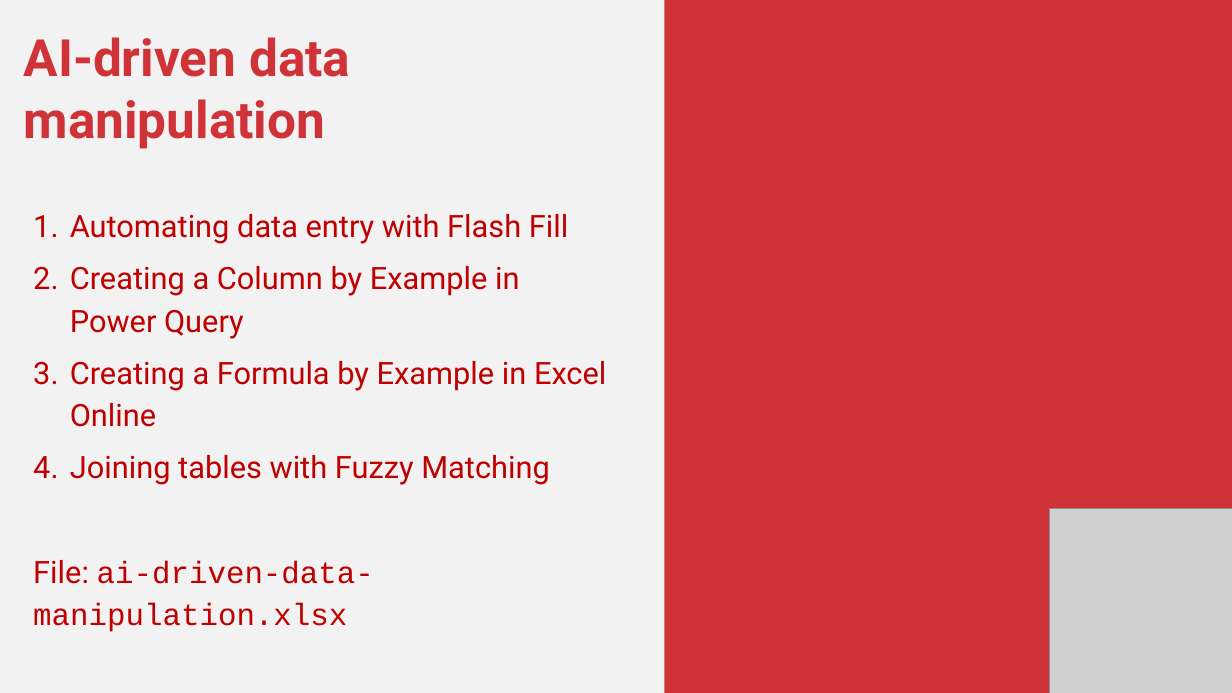
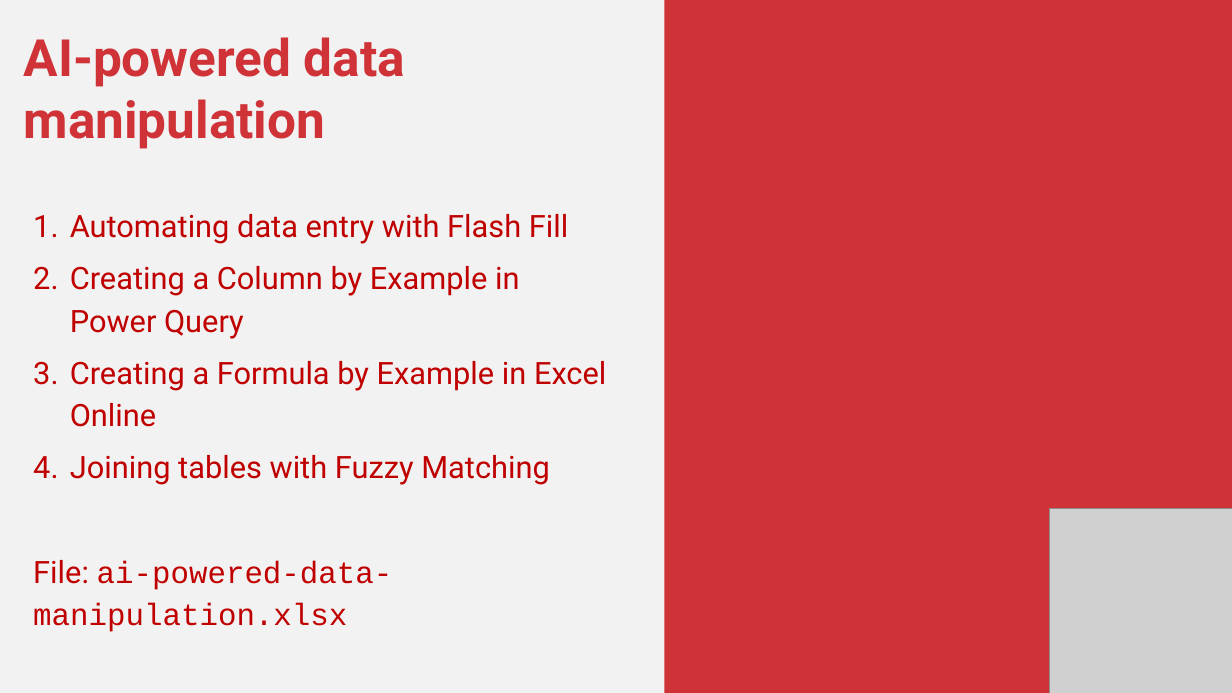
Before and after one commit to stringfestdata/xlgs-2024-analytics-2_0, a slide deck: slide 8 of xlgs-analytics-2_0-slides.pptx. Drawn at 1232x693 pixels with LibreOffice and Linux fonts; fonts in the diff are those of the drawing; grey boxes stand for pictures. Boxes give left, top, right and bottom in pixels: in the first picture for what was removed or moved away, otherwise in the second. Text is boxed around its words. In the diff, an @@ line names an element or a change of style, - is before the commit and + after.

```diff
--- a/xlgs-analytics-2_0-slides.pptx
+++ b/xlgs-analytics-2_0-slides.pptx
@@ text at box(24, 37, 405, 149): text changed @@
-AI-driven data manipulation
+AI-powered data manipulation
@@ text at box(33, 560, 393, 632): text changed @@
-File: ai-driven-data-manipulation.xlsx
+File: ai-powered-data-manipulation.xlsx
```
Also in this commit, not shown: 5 other slides changed, 4 slides added, 2 slides removed, 41 other files.
